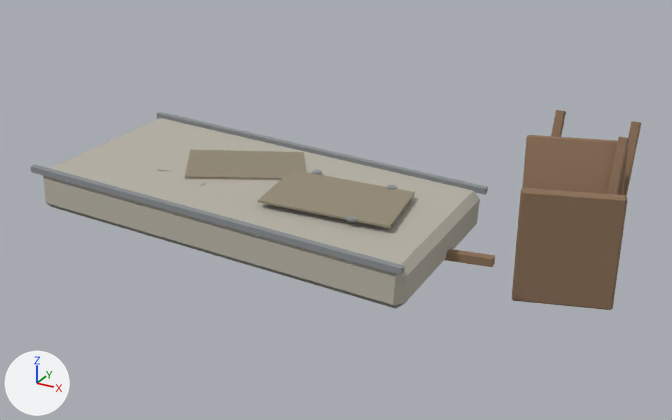
What one commit did to the glTF model apps/web/public/art/props/litter_mattress.glb.
Both versions are drawn from a 50 mm lens placed at (2.31, -3.44, 1.88), pointed at (0.33, 0.16, 0.08). Lighting does not change. The marker at lower left points along +X, +Y and +Z. The older version comes first. Where no turn or scale is listed for an object, it has been applied to the vertices. Vertices at exactly the same position are counted once.

Names of what the first picture shows: 'litter_mattress'.
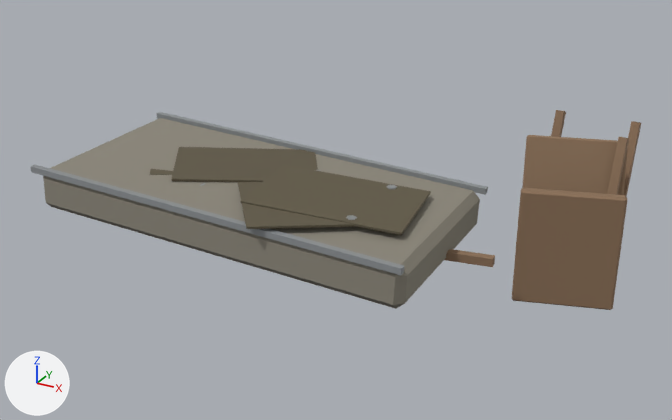
The change in detail:
me_cube is used by ob_litter_mattress; location (0.0, 0.0, 0.0).
me_cube had 248 vertices, 412 faces and spanned x -0.96..1.63, y -0.51..0.92, z -0.23..0.51.
me_cube now has 264 vertices, 436 faces and spans x -0.96..1.63, y -0.53..0.92, z -0.23..0.51.
me_cube part 1: the loose piece of 8 vertices spanning x -0.49..0.19, y -0.19..0.43, z 0.22..0.26 is scaled about its middle by (1.21, 1.21, 1.18).
me_cube part 2: the loose piece of 8 vertices spanning x 0.11..0.77, y -0.27..0.21, z 0.22..0.26 is scaled about its middle by (1.21, 1.21, 1.19).
me_cube part 3: the loose piece of 8 vertices spanning x -0.7..-0.16, y -0.2..0.35, z 0.23..0.25 is scaled about its middle by (1.19, 1.2, 1.14).
Part 4, on me_cube:
16 vertices are added at x -0.93..0.64, y -0.53..0.5, z 0.22..0.26.
24 new faces join them, mat_surface_detail.
me_cube part 5: 101 kept faces spanning x -0.96..1.62, y -0.5..0.92, z -0.23..0.51 get new vertex colours; the middle colour goes from grey #a19c95 to grey #8a887b.
Other edits to the shape of me_cube do not show in these pictures.

Boxes [x1, y1, x2, y2] around the edits, measured in the pictures (672 x 420 px; the box of a moved part takes in the faces that stretch with it):
part 1 of me_cube, moved or reshaped: before [185, 150, 306, 180]; after [171, 147, 318, 182]
part 2 of me_cube, moved or reshaped: before [258, 170, 415, 228]; after [241, 165, 431, 235]
part 3 of me_cube, moved or reshaped (mostly hidden): before [157, 169, 168, 171]; after [150, 169, 173, 175]
part 4 of me_cube, added: after [238, 182, 354, 229]
part 5 of me_cube, recoloured (darker): [43, 118, 480, 309] in both
